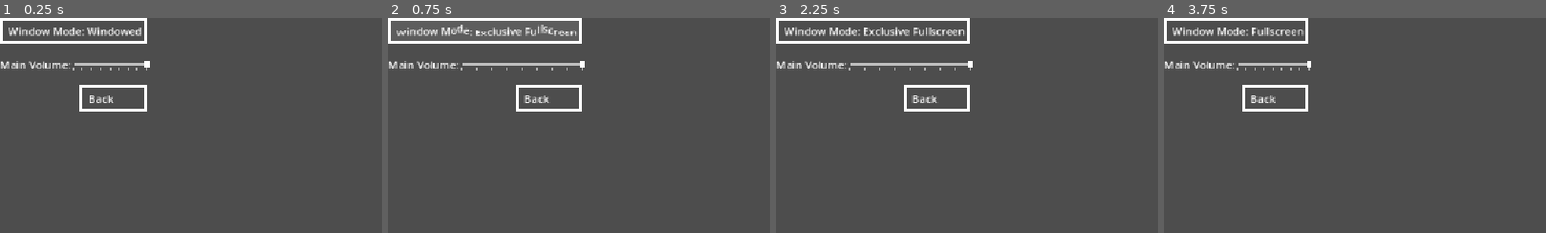
Above: before the commit, frames 1-4 (left to right).
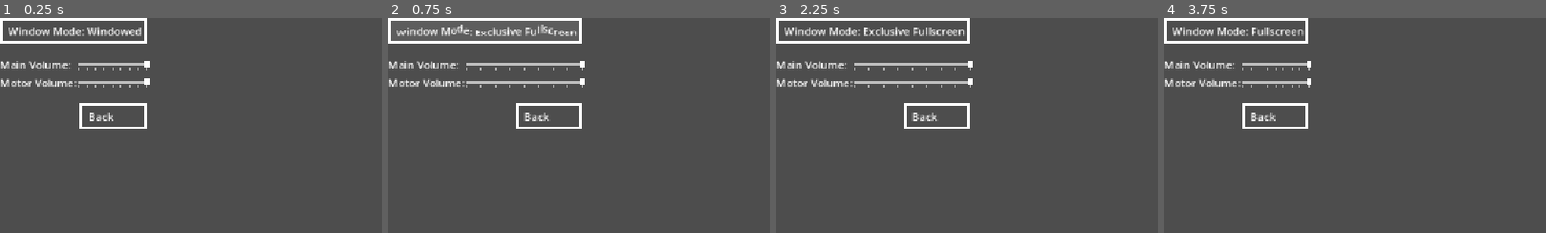
Above: after the commit, the same moments.

Repository: KIT-GameJam/dattel-jam
Game: Godot game, scene res://ui/settings_controls.tscn
Same seed, same stepped clock (60 frames per second), same inputs: the game is played once before the commit and once after it. This scene is started directly instead of the project's main scene. Sound files missing from this copy of the repository are replaced by a short silence.
Inputs (mouse positions are % of the whole screen's width and height, from its top left):
- Up to frame 1 (0.25 s): no input
- Up to frame 2 (0.75 s): click (10, 3) at 0.52 s
- Up to frame 3 (2.25 s): move the mouse to (72, 45) at 1.27 s; hold D (right) 1.28-2.03 s; tap Space (temp_reach_goal) at 1.35, 2.1 s; tap Enter at 2 s; move the mouse to (30, 55) at 2.02 s; hold A (left) from 2.03 s (still down)
- Up to frame 4 (3.75 s): tap Space (temp_reach_goal) at 2.75, 2.85, 3.6 s; move the mouse to (60, 28) at 2.77 s; release A (left) at 2.78 s; hold D (right) from 2.78 s (still down); tap Enter at 3.5 s; move the mouse to (45, 70) at 3.52 s
The pictures show only the part of the screen within x 0-50%, y 0-50%; the shares and areas given below are measured in that part.

The runs differ from the first frame. In frame 1, 2.1% of the frame differs, in the area x 0-40%, y 20-52%; in frame 2, 2.3%, in the area x 0-52%, y 20-52%; in frame 3, 2.3%; in frame 4, 2.1%.

Commit message:
Wenn Niklas das liest ist er dumm

Diff:
--- a/core/player_car.gd
+++ b/core/player_car.gd
@@ -62,7 +62,8 @@
 	write_history()
 
 func die() -> void:
-	# "sieht gut aus" - Niklas
+	# Keiner:
+	# Niklas: "sieht gut aus"
 	Global.get_level().end_round()
 
 func _ready() -> void:
--- a/core/player_car.tscn
+++ b/core/player_car.tscn
@@ -68,5 +68,6 @@
 
 [node name="BrummPlayer" type="AudioStreamPlayer2D" parent="." unique_id=101978879]
 pitch_scale = 100.0
+bus = &"Motor"
 
 [connection signal="finished" from="BrummPlayer" to="." method="_on_brumm_player_finished"]
--- a/ui/settings_controls.gd
+++ b/ui/settings_controls.gd
@@ -30,3 +30,6 @@
 
 func _on_volume_slider_value_changed(value: float) -> void:
 	AudioServer.set_bus_volume_linear(AudioServer.get_bus_index("Master"), value)
+
+func _on_motor_volume_slider_value_changed(value: float) -> void:
+	AudioServer.set_bus_volume_linear(AudioServer.get_bus_index("Motor"), value)
--- a/ui/settings_controls.tscn
+++ b/ui/settings_controls.tscn
@@ -56,14 +56,37 @@
 layout_mode = 2
 text = "Window Mode: "
 
-[node name="HBoxContainer" type="HBoxContainer" parent="." unique_id=2076198867]
+[node name="GridContainer" type="GridContainer" parent="." unique_id=1462380932]
 layout_mode = 2
+columns = 2
 
-[node name="Label" type="Label" parent="HBoxContainer" unique_id=781570598]
+[node name="Label" type="Label" parent="GridContainer" unique_id=129397573]
 layout_mode = 2
 text = "Main Volume:"
 
-[node name="VolumeSlider" type="HSlider" parent="HBoxContainer" unique_id=817013218]
+[node name="VolumeSlider" type="HSlider" parent="GridContainer" unique_id=1946725449]
+layout_mode = 2
+size_flags_horizontal = 3
+size_flags_vertical = 4
+mouse_default_cursor_shape = 10
+theme_override_constants/center_grabber = 1
+theme_override_constants/tick_offset = 2
+theme_override_icons/grabber = SubResource("GradientTexture2D_o4ehr")
+theme_override_icons/grabber_highlight = SubResource("GradientTexture2D_e3i4t")
+theme_override_icons/tick = SubResource("GradientTexture2D_78l3n")
+theme_override_styles/slider = SubResource("StyleBoxFlat_84jkg")
+theme_override_styles/grabber_area = SubResource("StyleBoxFlat_ytwsf")
+max_value = 1.0
+step = 0.125
+value = 1.0
+tick_count = 9
+ticks_on_borders = true
+
+[node name="Label2" type="Label" parent="GridContainer" unique_id=2146089769]
+layout_mode = 2
+text = "Motor Volume:"
+
+[node name="MotorVolumeSlider" type="HSlider" parent="GridContainer" unique_id=1617150325]
 layout_mode = 2
 size_flags_horizontal = 3
 size_flags_vertical = 4
@@ -89,5 +112,6 @@
 shortcut_action = "pause"
 
 [connection signal="on_click" from="WindowModeButton" to="." method="_on_window_mode_button_on_click"]
-[connection signal="value_changed" from="HBoxContainer/VolumeSlider" to="." method="_on_volume_slider_value_changed"]
+[connection signal="value_changed" from="GridContainer/VolumeSlider" to="." method="_on_volume_slider_value_changed"]
+[connection signal="value_changed" from="GridContainer/MotorVolumeSlider" to="." method="_on_motor_volume_slider_value_changed"]
 [connection signal="on_click" from="BackButton" to="." method="_on_back_button_on_click"]
